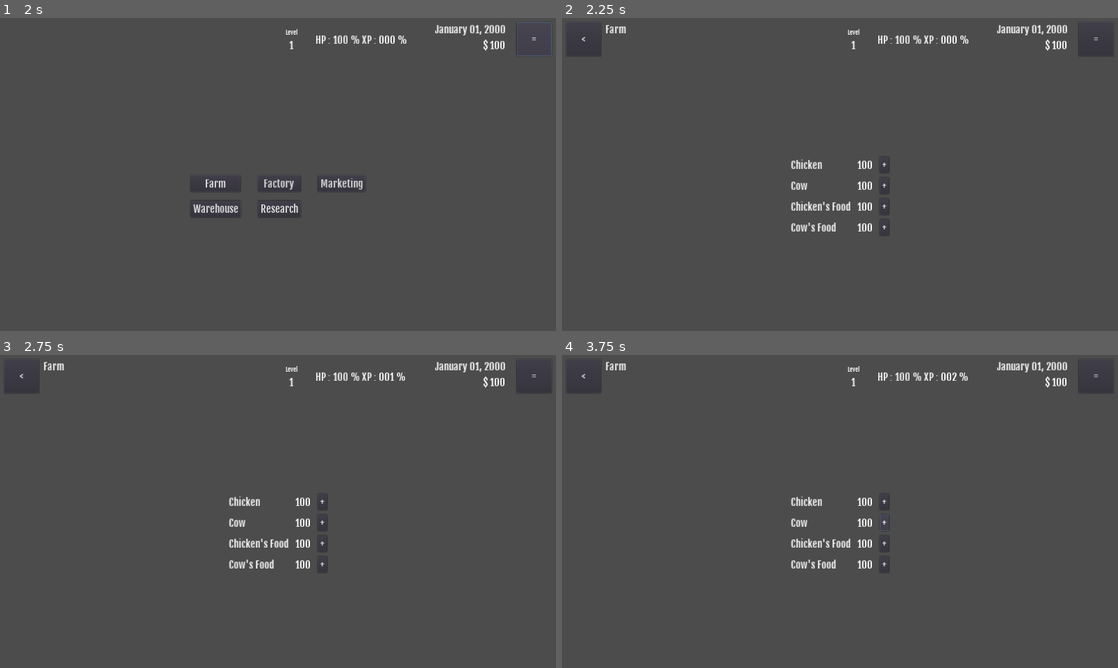
Above: before the commit, frames 1-4 (two rows, left to right).
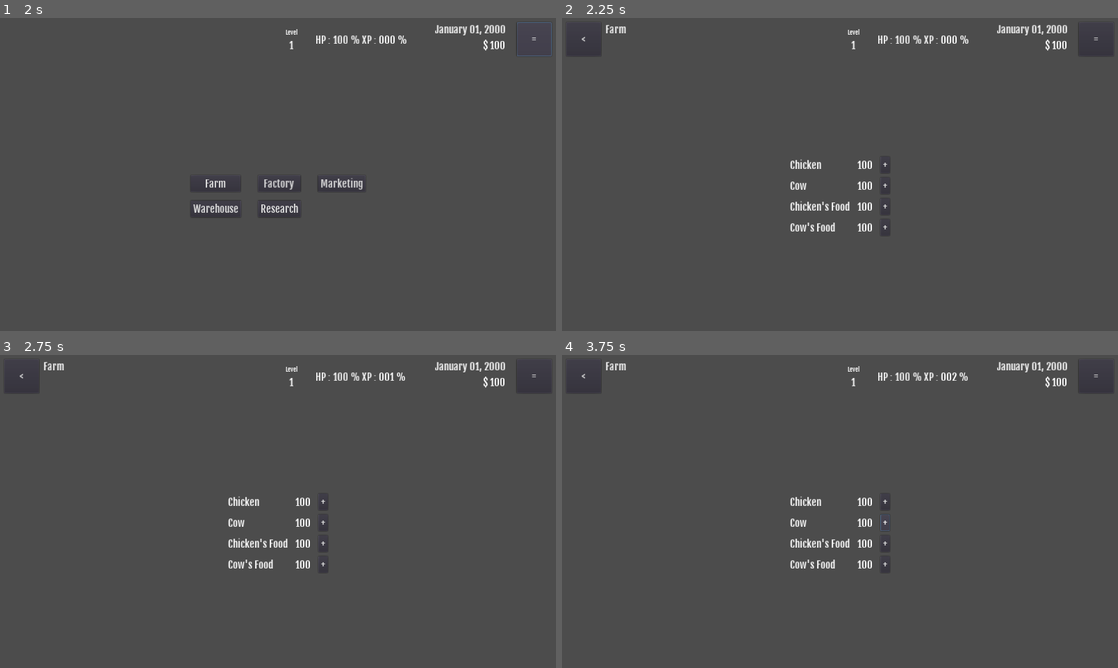
Above: after the commit, the same moments.

Repository: Keyka/SosisChainManagement
Game: Godot game, scene res://Scene/Mainmenu.tscn
Same seed, same stepped clock (60 frames per second), same inputs: the game is played once before the commit and once after it.
Inputs:
- Up to frame 1 (2 s): click "Play" at 0.5 s; click "=" at 1.25 s
- Up to frame 2 (2.25 s): click "Farm" at 2 s
- Up to frame 3 (2.75 s): no input
- Up to frame 4 (3.75 s): click "+" at 2.75 s; click "+" at 3.5 s

Frame 1 is identical in both runs. In frame 2, 0.5% of the frame differs, in the area x 41-59%, y 45-69%; in frame 3, 0.5%; in frame 4, 0.6%.

Commit message:
farm Done

Diff:
--- a/Scene/Popup/PopUpFarm.tscn
+++ b/Scene/Popup/PopUpFarm.tscn
@@ -3,7 +3,7 @@
 [ext_resource path="res://Script/PopUpFarm.gd" type="Script" id=1]
 [ext_resource path="res://Themes/Default.tres" type="Theme" id=2]
 
-[node name="PopUpFarm" type="Container"]
+[node name="PopUpFarm" type="Container" index="0"]
 
 anchor_left = 0.0
 anchor_top = 0.0
@@ -43,9 +43,9 @@
 anchor_top = 0.0
 anchor_right = 0.0
 anchor_bottom = 0.0
-margin_left = 446.0
+margin_left = 444.0
 margin_top = 201.0
-margin_right = 674.0
+margin_right = 676.0
 margin_bottom = 379.0
 rect_pivot_offset = Vector2( 0, 0 )
 rect_clip_content = false
@@ -87,8 +87,9 @@
 anchor_bottom = 0.0
 margin_left = 155.0
 margin_top = 3.0
-margin_right = 191.0
+margin_right = 195.0
 margin_bottom = 34.0
+rect_min_size = Vector2( 40, 31 )
 rect_pivot_offset = Vector2( 0, 0 )
 rect_clip_content = false
 mouse_filter = 2
@@ -97,6 +98,7 @@
 size_flags_vertical = 4
 theme = ExtResource( 2 )
 text = "100"
+align = 1
 percent_visible = 1.0
 lines_skipped = 0
 max_lines_visible = -1
@@ -107,8 +109,8 @@
 anchor_top = 0.0
 anchor_right = 0.0
 anchor_bottom = 0.0
-margin_left = 206.0
-margin_right = 228.0
+margin_left = 210.0
+margin_right = 232.0
 margin_bottom = 37.0
 rect_pivot_offset = Vector2( 0, 0 )
 rect_clip_content = false
@@ -155,8 +157,9 @@
 anchor_bottom = 0.0
 margin_left = 155.0
 margin_top = 50.0
-margin_right = 191.0
+margin_right = 195.0
 margin_bottom = 81.0
+rect_min_size = Vector2( 40, 31 )
 rect_pivot_offset = Vector2( 0, 0 )
 rect_clip_content = false
 mouse_filter = 2
@@ -165,9 +168,11 @@
 size_flags_vertical = 4
 theme = ExtResource( 2 )
 text = "999"
-percent_visible = 1.0
-lines_skipped = 0
-max_lines_visible = -1
+align = 1
+percent_visible = 1.0
+lines_skipped = 0
+max_lines_visible = -1
+_sections_unfolded = [ "Rect" ]
 
 [node name="btnAddCow" type="Button" parent="Container/gridFactory" index="5"]
 
@@ -175,9 +180,9 @@
 anchor_top = 0.0
 anchor_right = 0.0
 anchor_bottom = 0.0
-margin_left = 206.0
+margin_left = 210.0
 margin_top = 47.0
-margin_right = 228.0
+margin_right = 232.0
 margin_bottom = 84.0
 rect_pivot_offset = Vector2( 0, 0 )
 rect_clip_content = false
@@ -225,8 +230,9 @@
 anchor_bottom = 0.0
 margin_left = 155.0
 margin_top = 97.0
-margin_right = 191.0
+margin_right = 195.0
 margin_bottom = 128.0
+rect_min_size = Vector2( 40, 31 )
 rect_pivot_offset = Vector2( 0, 0 )
 rect_clip_content = false
 mouse_filter = 2
@@ -235,6 +241,7 @@
 size_flags_vertical = 4
 theme = ExtResource( 2 )
 text = "111"
+align = 1
 percent_visible = 1.0
 lines_skipped = 0
 max_lines_visible = -1
@@ -245,9 +252,9 @@
 anchor_top = 0.0
 anchor_right = 0.0
 anchor_bottom = 0.0
-margin_left = 206.0
+margin_left = 210.0
 margin_top = 94.0
-margin_right = 228.0
+margin_right = 232.0
 margin_bottom = 131.0
 rect_pivot_offset = Vector2( 0, 0 )
 rect_clip_content = false
@@ -294,8 +301,9 @@
 anchor_bottom = 0.0
 margin_left = 155.0
 margin_top = 144.0
-margin_right = 191.0
+margin_right = 195.0
 margin_bottom = 175.0
+rect_min_size = Vector2( 40, 31 )
 rect_pivot_offset = Vector2( 0, 0 )
 rect_clip_content = false
 mouse_filter = 2
@@ -304,6 +312,7 @@
 size_flags_vertical = 4
 theme = ExtResource( 2 )
 text = "888"
+align = 1
 percent_visible = 1.0
 lines_skipped = 0
 max_lines_visible = -1
@@ -314,9 +323,9 @@
 anchor_top = 0.0
 anchor_right = 0.0
 anchor_bottom = 0.0
-margin_left = 206.0
+margin_left = 210.0
 margin_top = 141.0
-margin_right = 228.0
+margin_right = 232.0
 margin_bottom = 178.0
 rect_pivot_offset = Vector2( 0, 0 )
 rect_clip_content = false
--- a/Scene/Popup/PopUpResearch.tscn
+++ b/Scene/Popup/PopUpResearch.tscn
@@ -3,7 +3,7 @@
 [ext_resource path="res://Script/PopUpResearch.gd" type="Script" id=1]
 [ext_resource path="res://Themes/Default.tres" type="Theme" id=2]
 
-[node name="PopUpResearch" type="Container" index="0"]
+[node name="PopUpResearch" type="Container"]
 
 anchor_left = 0.0
 anchor_top = 0.0
--- a/Script/PopUpFarm.gd
+++ b/Script/PopUpFarm.gd
@@ -1,6 +1,10 @@
 extends "res://Script/PlayContent.gd"
 
-var capacity = []
+var capacity = [100,400,700,999]
+var hargaChicken = 100
+var hargaCow = 200
+var hargaPakanChicken = 5
+var hargaPakanCow = 10
 
 func _ready():
 	pass
@@ -17,16 +21,32 @@
 	pass
 
 func _on_btnAddChicken_pressed():
+	if Global.Chicken < capacity[Global.lvlFarm-1] && Global.money >= hargaChicken :
+		Global.Chicken += 1
+		Global.money -= hargaChicken
+		get_node("/root/Play/BaseHud/StatusBar/" + "vboxDateMoney/lblMoney").text = "$ " + String(Global.money)
 	pass # replace with function body
 
 
 func _on_btnAddCow_pressed():
+	if Global.Cow < capacity[Global.lvlFarm-1] && Global.money >= hargaCow :
+		Global.Cow += 1
+		Global.money -= hargaCow
+		get_node("/root/Play/BaseHud/StatusBar/" + "vboxDateMoney/lblMoney").text = "$ " + String(Global.money)
 	pass # replace with function body
 
 
 func _on_btnAddPakanChicken_pressed():
+	if Global.pakanChicken < capacity[Global.lvlFarm-1] && Global.money >= hargaPakanChicken :
+		Global.pakanChicken += 1
+		Global.money -= hargaPakanChicken
+		get_node("/root/Play/BaseHud/StatusBar/" + "vboxDateMoney/lblMoney").text = "$ " + String(Global.money)
 	pass # replace with function body
 
 
 func _on_lblAddPakanCow_pressed():
+	if Global.pakanCow < capacity[Global.lvlFarm-1] && Global.money >= hargaPakanCow :
+		Global.pakanCow += 1
+		Global.money -= hargaPakanCow
+		get_node("/root/Play/BaseHud/StatusBar/" + "vboxDateMoney/lblMoney").text = "$ " + String(Global.money)
 	pass # replace with function body
